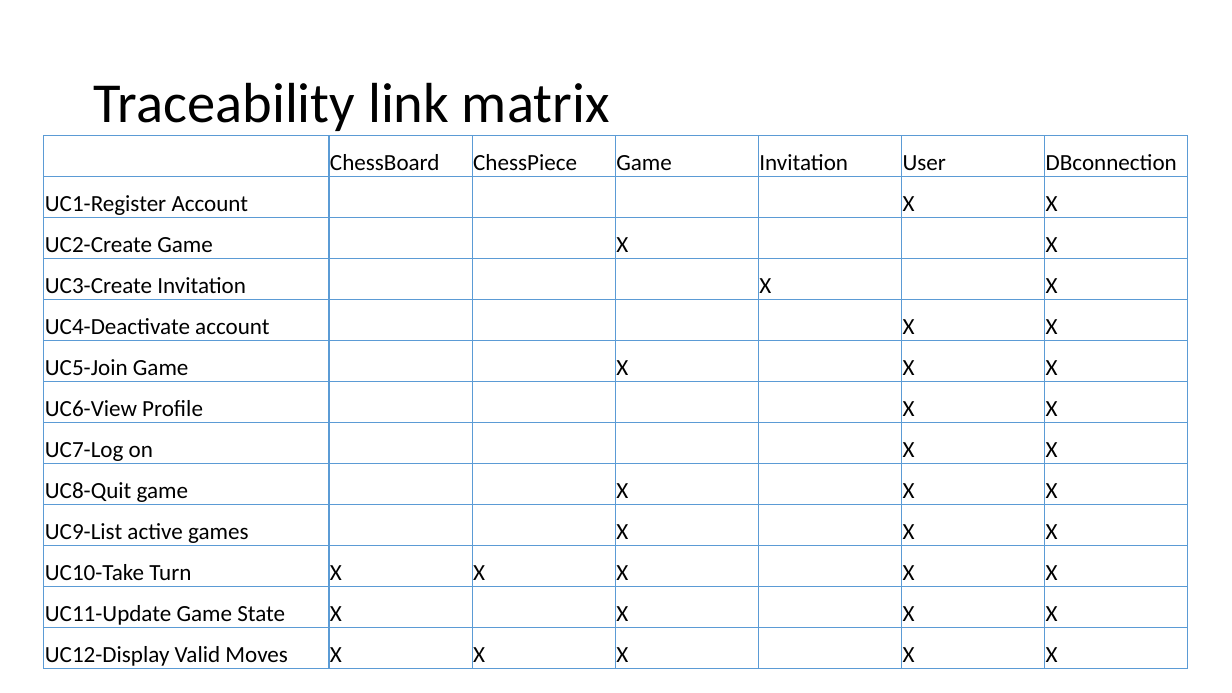
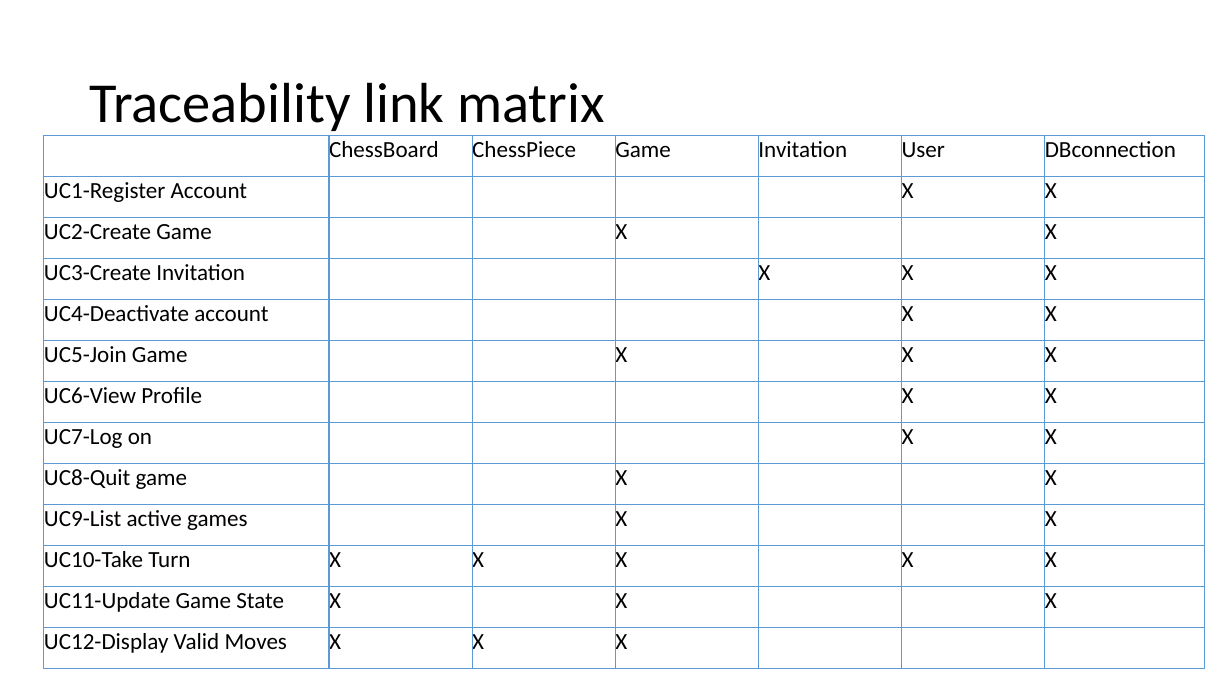
Before and after one commit to Chris-Schaffer/cs414-f18-001-stringCheese, a slide deck: slide 9 of Documents P3/CS 414 Rollerball Project 03.pptx. Drawn at 1232x693 pixels with LibreOffice and Linux fonts; fonts in the diff are those of the drawing. Boxes give left, top, right and bottom in pixels: in the first picture for what was removed or moved away, otherwise in the second. Text is boxed around its words. In the diff, an @@ line names an element or a change of style, - is before the commit and + after.

```diff
--- a/Documents P3/CS 414 Rollerball Project 03.pptx
+++ b/Documents P3/CS 414 Rollerball Project 03.pptx
@@ title "Traceability link matrix": place and size @@
-title "Traceability link matrix" at bbox=[94, 82, 609, 131]
+title "Traceability link matrix" at bbox=[89, 82, 604, 131]
@@ table at bbox=[44, 136, 1206, 668] @@
-row 4, column 6: 
+row 4, column 6: X
-row 9, column 6: X
+row 9, column 6: 
-row 10, column 6: X
+row 10, column 6: 
-row 12, column 6: X
+row 12, column 6: 
-row 13, column 6: X
+row 13, column 6: 
-row 13, column 7: X
+row 13, column 7: 
@@ table: place and size @@
-table at bbox=[44, 136, 1189, 670]
+table at bbox=[44, 136, 1206, 668]
```
Also in this commit, not shown: 5 other slides changed.
